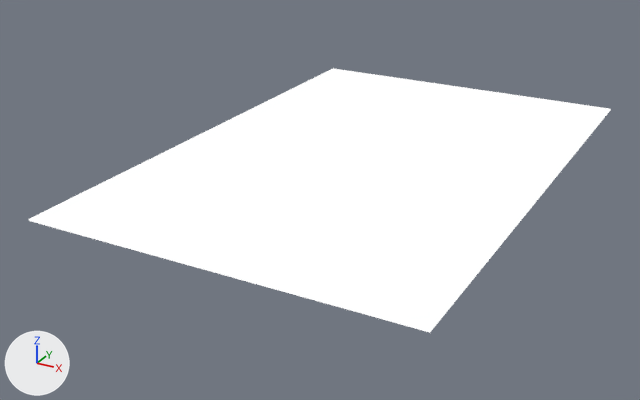
Before and after pictures for a commit that changed the glTF model front/public/models/Letter/Letter.glb.
The view is the same before and after, from a 50 mm lens placed at (1.99, -4.13, 1.74), pointed at (-0.17, -0.2, -0.22). The axes (+X, +Y, +Z) are drawn at lower left. The lights are the same throughout.

The first picture shows 'Letter_V02'.
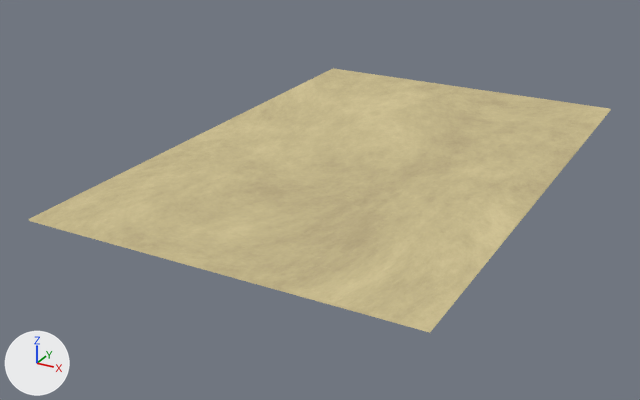
What differs and where, as boxes (x1, y1, x2, y2) in the pictures (640 x 400 px):
'Letter_V02', surface changed (white to beige)
    both: (29, 68, 611, 333)

What changed in the scene script:
```text
Add img_letter:
    img_letter = load_image('Letter', '_unpacked/Letter', 1024, 1024, 'sRGB')
Change mat_material_001:
    remove # nodes: BsdfTransparent, Emission, LightPath, MixShader, OutputMaterial, VertexColor
    nodes: BsdfPrincipled, Mix, OutputMaterial, TexImage, VertexColor
    colours: black #000000
    uses the picture img_letter
```
